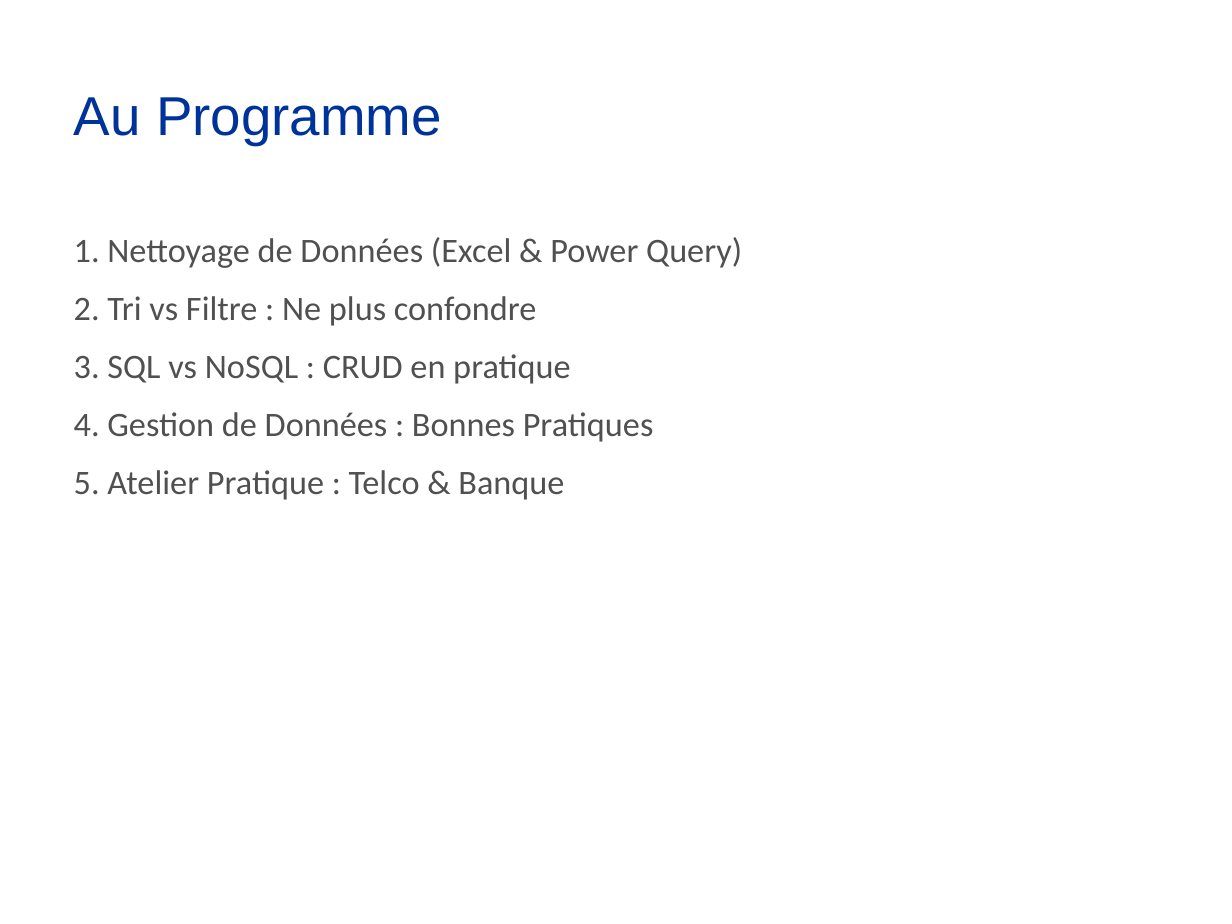
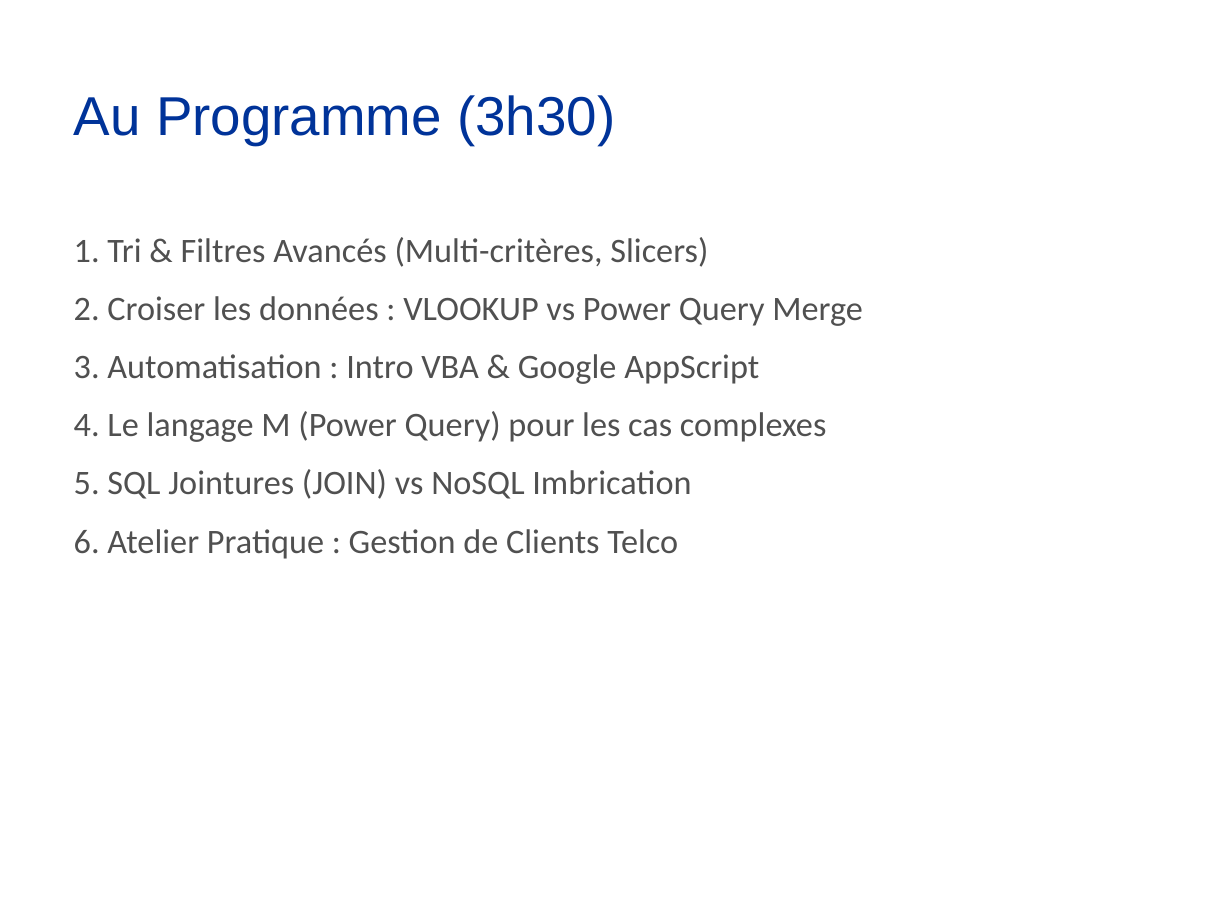
Before and after one commit to gatienseven7/train_model, a slide deck: slide 2 of Atelier_Technique_Data.pptx. Drawn at 1232x924 pixels with LibreOffice and Linux fonts; fonts in the diff are those of the drawing. Boxes give left, top, right and bottom in pixels: in the first picture for what was removed or moved away, otherwise in the second. Text is boxed around its words. In the diff, an @@ line names an element or a change of style, - is before the commit and + after.

```diff
--- a/Atelier_Technique_Data.pptx
+++ b/Atelier_Technique_Data.pptx
@@ title at (74, 95, 615, 145): text changed @@
-Au Programme
+Au Programme (3h30)
@@ text at (74, 237, 863, 559): text changed @@
-1. Nettoyage de Données (Excel & Power Query)
-2. Tri vs Filtre : Ne plus confondre
-3. SQL vs NoSQL : CRUD en pratique
-4. Gestion de Données : Bonnes Pratiques
-5. Atelier Pratique : Telco & Banque
+1. Tri & Filtres Avancés (Multi-critères, Slicers)
+2. Croiser les données : VLOOKUP vs Power Query Merge
+3. Automatisation : Intro VBA & Google AppScript
+4. Le langage M (Power Query) pour les cas complexes
+5. SQL Jointures (JOIN) vs NoSQL Imbrication
+6. Atelier Pratique : Gestion de Clients Telco
```
Also in this commit, not shown: 1 other slide changed, 8 slides added, 8 slides removed, 10 other files.
